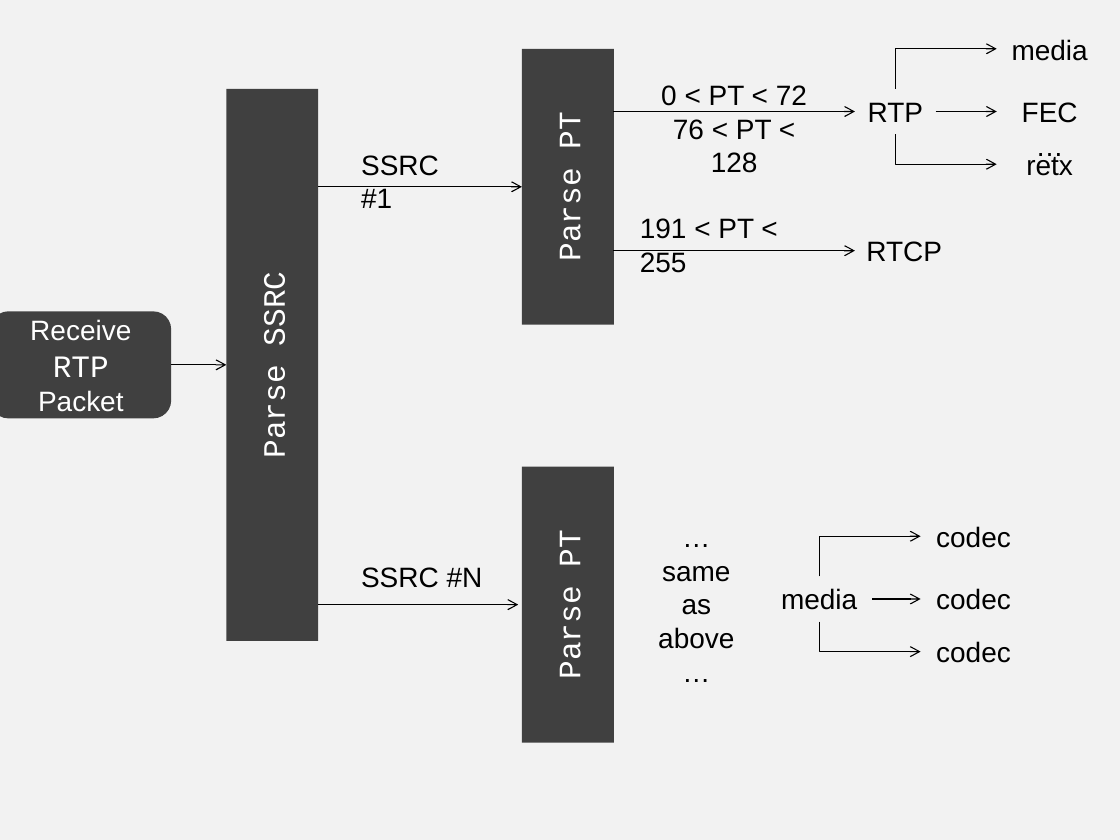
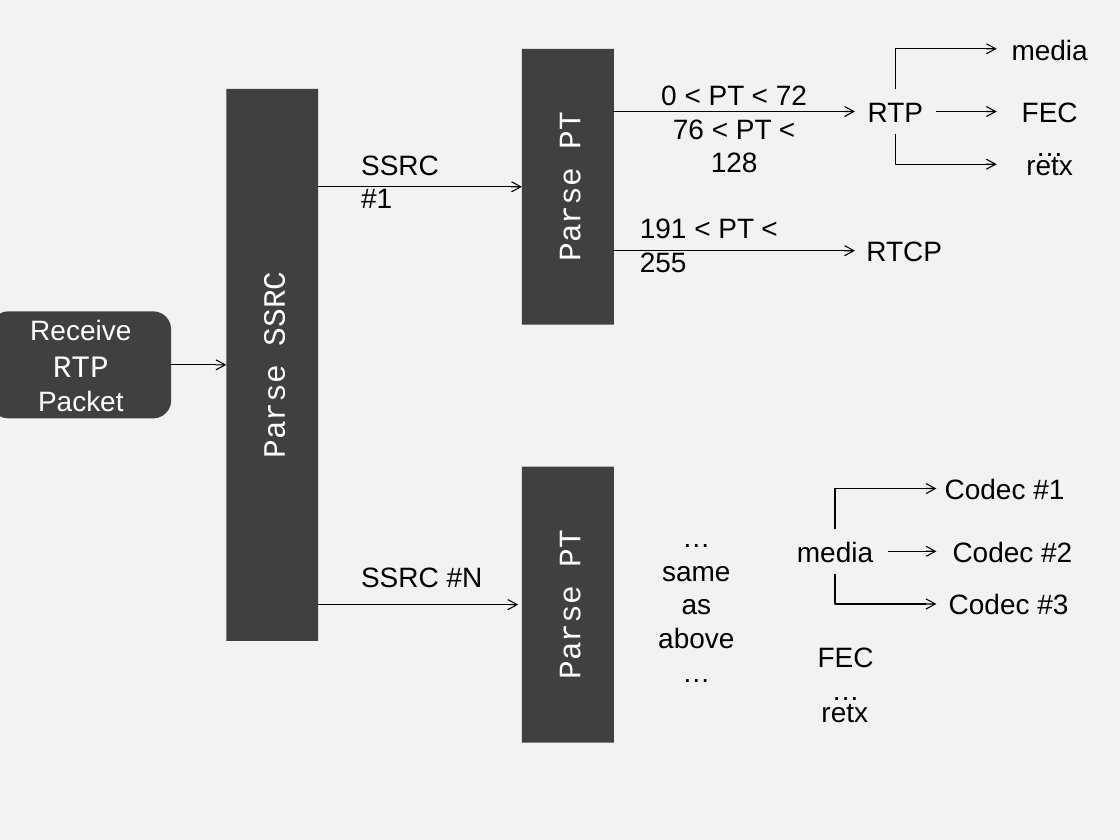
Before and after one commit to vr000m/PhD-thesis, a slide deck: slide 11 of graphs/source/chap5-src.pptx. Drawn at 1120x840 pixels with LibreOffice and Linux fonts; fonts in the diff are those of the drawing. Boxes give left, top, right and bottom in pixels: in the first picture for what was removed or moved away, otherwise in the second. Text is boxed around its words. In the diff, an @@ line names an element or a change of style, - is before the commit and + after.

```diff
--- a/graphs/source/chap5-src.pptx
+++ b/graphs/source/chap5-src.pptx
@@ text at bbox=[945, 478, 1064, 500]: text changed @@
-codec
+Codec #1
@@ text at bbox=[953, 541, 1072, 563]: text changed @@
-codec
+Codec #2
@@ 2 elbow arrows, 1 text, 1 arrow: place and size @@
-2 elbow arrows, 1 text, 1 arrow at bbox=[781, 536, 921, 652]
+2 elbow arrows, 1 text, 1 arrow at bbox=[797, 488, 936, 604]
@@ text at bbox=[949, 593, 1068, 615]: text changed @@
-codec
+Codec #3
@@ text added at bbox=[818, 647, 874, 668], 18 pt, text #000000 @@
+FEC…
@@ text added at bbox=[821, 704, 868, 723], 18 pt, text #000000 @@
+retx
```
Also in this commit, not shown: 1 other slide changed, 1 slide added.
